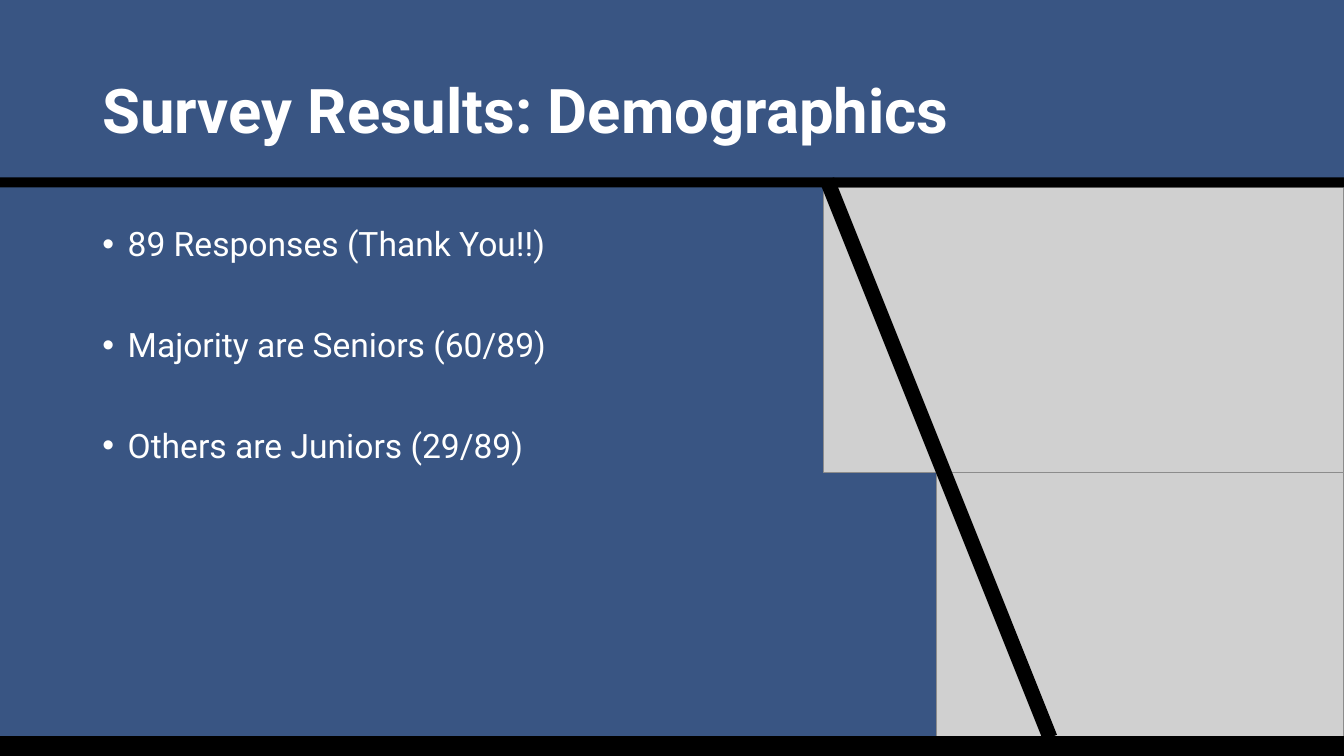
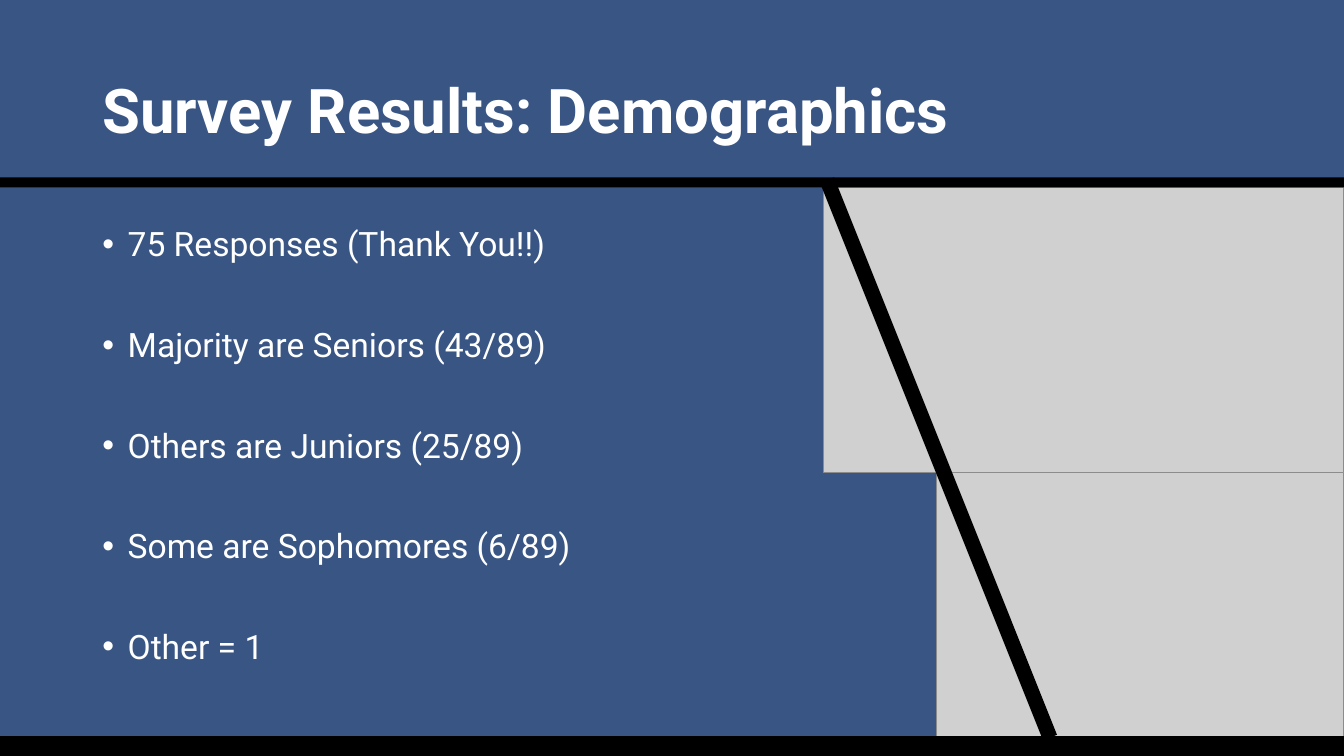
Before and after one commit to SuperMarioGiacomazzo/STOR538_WEBSITE, a slide deck: slide 3 of Slides/Sports Analytics 1/Sports_Analytics_1_Lecture.pptx. Drawn at 1344x756 pixels with LibreOffice and Linux fonts; fonts in the diff are those of the drawing; grey boxes stand for pictures. Boxes give left, top, right and bottom in pixels: in the first picture for what was removed or moved away, otherwise in the second. Text is boxed around its words. In the diff, an @@ line names an element or a change of style, - is before the commit and + after.

```diff
--- a/Slides/Sports Analytics 1/Sports_Analytics_1_Lecture.pptx
+++ b/Slides/Sports Analytics 1/Sports_Analytics_1_Lecture.pptx
@@ text at [128,229,571,660]: text changed @@
-• 89 Responses (Thank You!!)
-• Majority are Seniors (60/89)
-• Others are Juniors (29/89)
+• 75 Responses (Thank You!!)
+• Majority are Seniors (43/89)
+• Others are Juniors (25/89)
+• Some are Sophomores (6/89)
+• Other = 1
```
Also in this commit, not shown: 9 other slides changed, 2 slides added, 4 slides removed, 12 other files.
